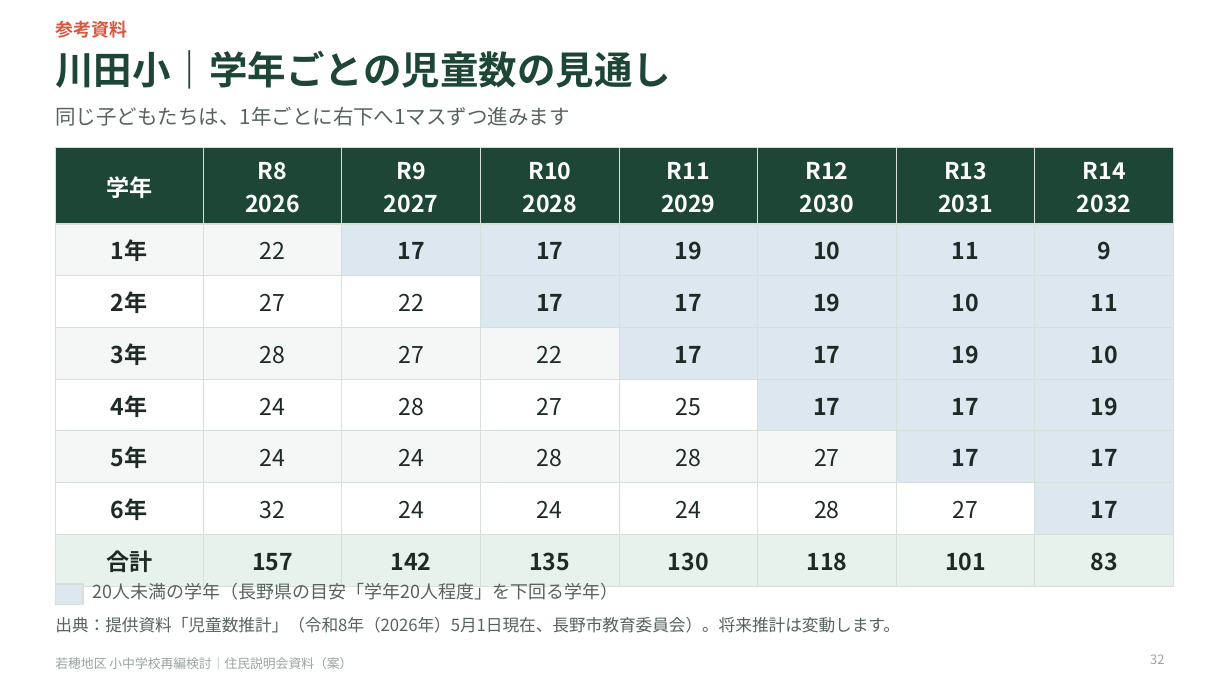
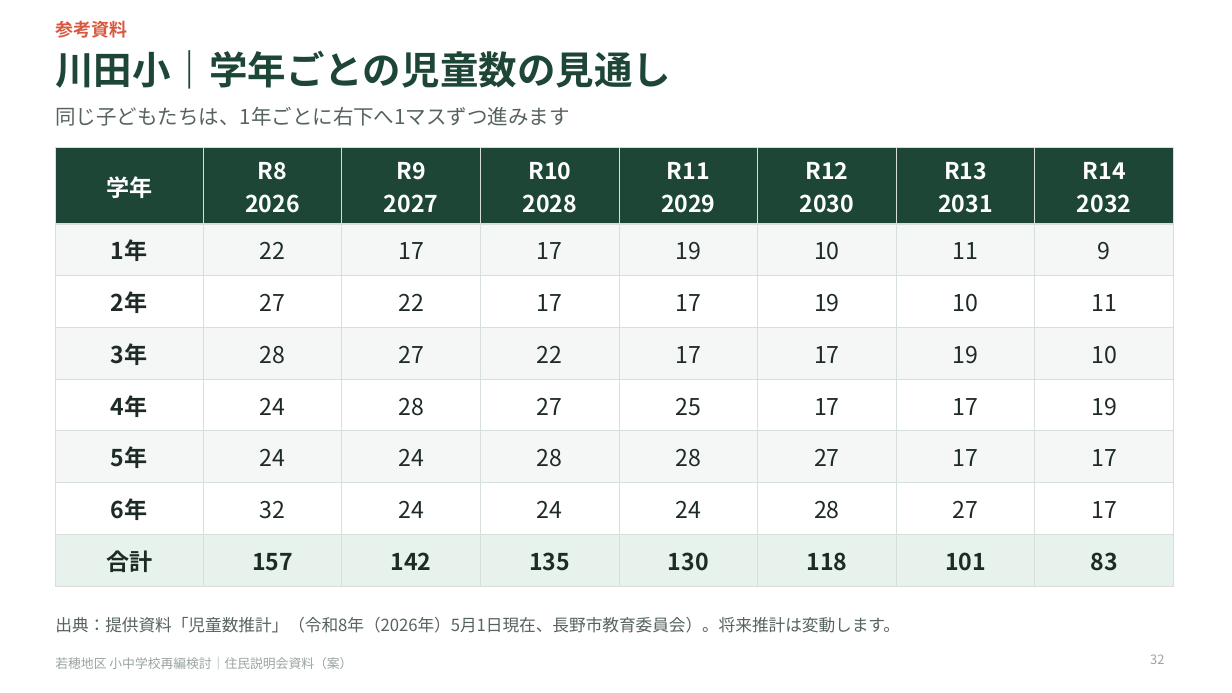
Before and after one commit to Masaki12008/GS, a slide deck: slide 32 of output/若穂地区_住民説明会資料.pptx. Drawn at 1232x693 pixels with LibreOffice and Linux fonts; fonts in the diff are those of the drawing. Boxes give left, top, right and bottom in pixels: in the first picture for what was removed or moved away, otherwise in the second. Text is boxed around its words. In the diff, an @@ line names an element or a change of style, - is before the commit and + after.

```diff
--- a/output/若穂地区_住民説明会資料.pptx
+++ b/output/若穂地区_住民説明会資料.pptx
@@ table at [55,148,1174,576] @@
@@ fill #DDE7EF to #F4F7F5 in 12 cells @@
@@ fill #DDE7EF to #FFFFFF in 9 cells @@
@@ bold off in "17", "17", "19", "10" and 17 more places @@
@@ rectangle removed at [55,584,83,604] @@
@@ text removed at [92,583,618,600] @@
-20人未満の学年（長野県の目安「学年20人程度」を下回る学年）
```
Also in this commit, not shown: 9 other slides changed, 9 other files.
